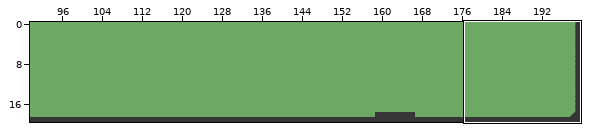
Two states of a Tiled map, maps/lvl1.tmx. Above: a wide view before the commit, with the close-up outlined.
Close-up. Old version:
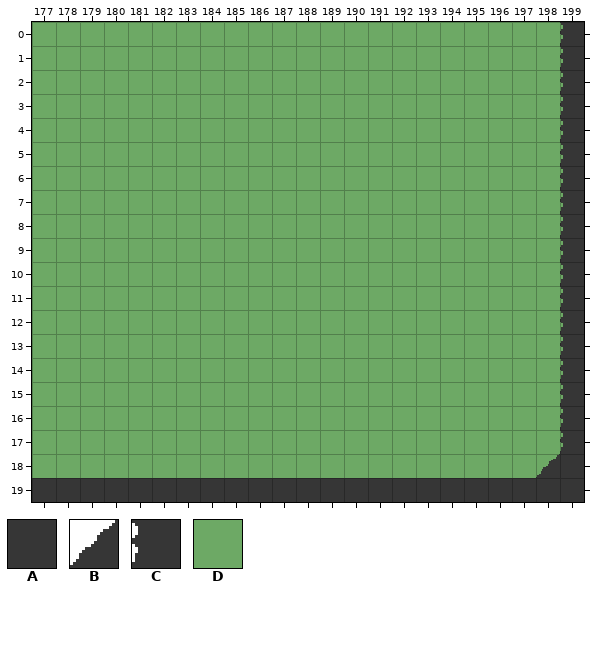
Cells are 16x16 px. Shown: x 177..199, y 0..19. The commit also changed other parts of the map, which this record leaves out.
Key: from "tile_set": A 0, B 10, C 24, D 58.
_ is an empty cell, # one hidden under a higher layer.
Layers that did not change in this view are not listed.
Layer "Background" before, first column x 177:
 0 DDDDDDDDDDDDDDDDDDDDDDD
 1 DDDDDDDDDDDDDDDDDDDDDDD
 2 DDDDDDDDDDDDDDDDDDDDDDD
 3 DDDDDDDDDDDDDDDDDDDDDDD
 4 DDDDDDDDDDDDDDDDDDDDDDD
 5 DDDDDDDDDDDDDDDDDDDDDDD
 6 DDDDDDDDDDDDDDDDDDDDDDD
 7 DDDDDDDDDDDDDDDDDDDDDDD
 8 DDDDDDDDDDDDDDDDDDDDDDD
 9 DDDDDDDDDDDDDDDDDDDDDDD
10 DDDDDDDDDDDDDDDDDDDDDDD
11 DDDDDDDDDDDDDDDDDDDDDDD
12 DDDDDDDDDDDDDDDDDDDDDDD
13 DDDDDDDDDDDDDDDDDDDDDDD
14 DDDDDDDDDDDDDDDDDDDDDDD
15 DDDDDDDDDDDDDDDDDDDDDDD
16 DDDDDDDDDDDDDDDDDDDDDDD
17 DDDDDDDDDDDDDDDDDDDDDDD
18 DDDDDDDDDDDDDDDDDDDDDD#
19 #######################
Layer "Fore" before, first column x 177:
 0 ______________________C
 1 ______________________C
 2 ______________________C
 3 ______________________C
 4 ______________________C
 5 ______________________C
 6 ______________________C
 7 ______________________C
 8 ______________________C
 9 ______________________C
10 ______________________C
11 ______________________C
12 ______________________C
13 ______________________C
14 ______________________C
15 ______________________C
16 ______________________C
17 ______________________C
18 _____________________BA
19 AAAAAAAAAAAAAAAAAAAAAAA
The same view after the edit:
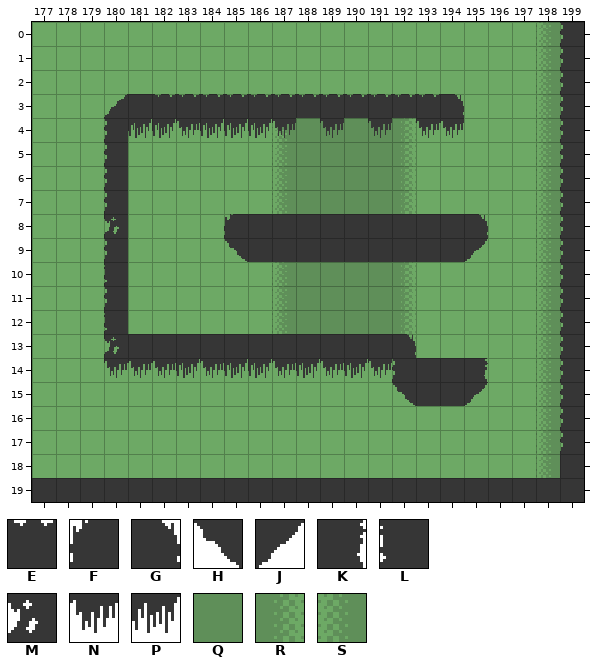
Further tiles: from "tile_set": E 2, F 16, G 17, H 18, J 19, K 25, L 32, M 40, N 48, P 49, Q 56, R 57, S 59.
Changes in this commit:
Layer "Background":
y 0..3: x 198 D -> S
y 4..7: x 187..192 DDDDDD -> SQQQQR; x 198 D -> S
y 8..9: x 187..192 DDDDDD -> ######; x 198 D -> S
y 10..12: x 187..192 DDDDDD -> SQQQQR; x 198 D -> S
y 13: x 192 D -> R; x 198 D -> S
y 14..18: x 198 D -> S
Layer "Fore":
y 3: x 180..194 _______________ -> BAEEEEEEEEEEEEG
y 4: x 180..187 ________ -> CPPNPPPN; x 189 _ -> N; x 191 _ -> N; x 193..194 __ -> NN
y 5..7: x 180 _ -> C
y 8: x 180 _ -> M; x 185..195 ___________ -> FAAAAAAAAAG
y 9: x 180 _ -> C; x 185..195 ___________ -> HAAAAAAAAAJ
y 10: x 180 _ -> L
y 11: x 180 _ -> C
y 12: x 180 _ -> L
y 13: x 180..192 _____________ -> MAAAAAAAAAAAG
y 14: x 180..195 ________________ -> NNNPNPPNPNPNCAAK
y 15: x 192..195 ____ -> HAAJ
y 18: x 198 B -> _
Boxes around the changes in both close-ups, in picture pixels (x1, y1, x2, y2):
changed: (536, 22, 560, 478)
changed: (104, 94, 488, 406)
